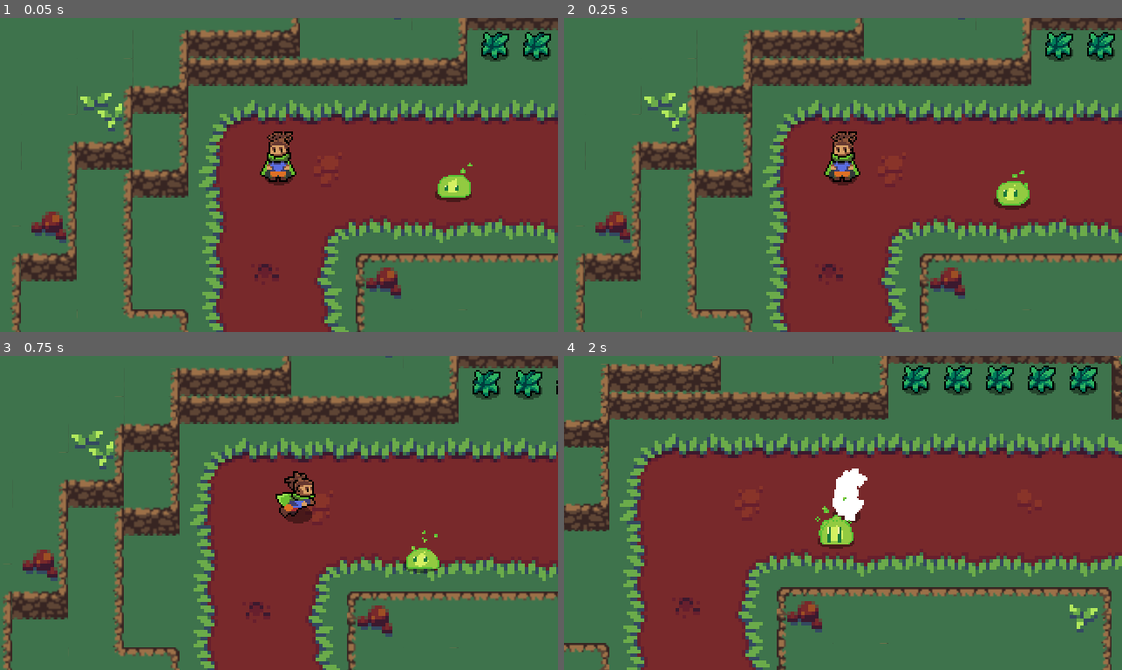
Above: before the commit, frames 1-4 (two rows, left to right).
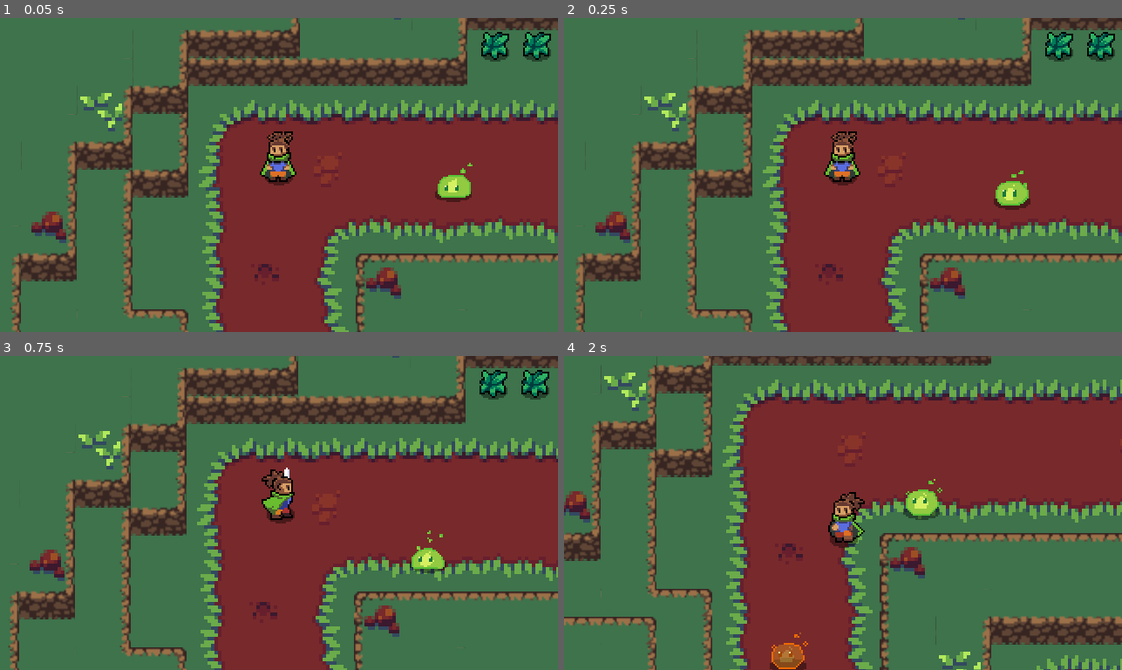
Above: after the commit, the same moments.

Repository: Thomas-Arndt/RPG.1
Game: Godot game, scene res://World/World.tscn
Same seed, same stepped clock (60 frames per second), same inputs: the game is played once before the commit and once after it.
Inputs:
- Up to frame 1 (0.05 s): no input
- Up to frame 2 (0.25 s): no input
- Up to frame 3 (0.75 s): hold Right (ui_right) from 0.53 s (still down); tap R (attack, bound only after the commit) at 0.6 s
- Up to frame 4 (2 s): release Right (ui_right) at 1.28 s; hold Down (ui_down) from 1.28 s (still down); tap Space (attack, bound only before the commit) at 1.35 s

Frame 1 is identical in both runs. In frame 2, less than 0.1% of the frame differs, in the area x 77-84%, y 48-60%; in frame 3, 22%; in frame 4, 63%, in the area x 0-100%, y 0-100%.

Commit message:
added death animation to void blob

Diff:
--- a/Enemies/GreenVoidBlob.tscn
+++ b/Enemies/GreenVoidBlob.tscn
@@ -1,7 +1,7 @@
 [gd_scene load_steps=11 format=2]
 
-[ext_resource path="res://Enemies/GreenVoidBlob-idle-move.png" type="Texture" id=1]
-[ext_resource path="res://Enemies/GreenVoidBlob-Faded-idle-move.png" type="Texture" id=2]
+[ext_resource path="res://Enemies/GreenVoidBlob-Faded-idle-move-die.png" type="Texture" id=1]
+[ext_resource path="res://Enemies/GreenVoidBlob-idle-move-die.png" type="Texture" id=2]
 [ext_resource path="res://Enemies/VoidBlob.tscn" type="PackedScene" id=3]
 [ext_resource path="res://Enemies/GreenVoidBlob.gd" type="Script" id=4]
 [ext_resource path="res://Enemies/BlobAttackGreenHalf.png" type="Texture" id=5]
@@ -52,12 +52,11 @@
 
 [node name="FullSprite" parent="." index="1"]
 material = SubResource( 3 )
-texture = ExtResource( 1 )
+texture = ExtResource( 2 )
 
 [node name="HalfSprite" parent="." index="2"]
 material = SubResource( 5 )
-position = Vector2( 0, 0 )
-texture = ExtResource( 2 )
+texture = ExtResource( 1 )
 
 [node name="FullAttackSprite" parent="." index="3"]
 texture = ExtResource( 6 )
--- a/Enemies/RedVoidBlob.tscn
+++ b/Enemies/RedVoidBlob.tscn
@@ -1,7 +1,7 @@
 [gd_scene load_steps=11 format=2]
 
-[ext_resource path="res://Enemies/RedVoidBlob-idle-move.png" type="Texture" id=1]
-[ext_resource path="res://Enemies/RedVoidBlob-Faded-idle-move.png" type="Texture" id=2]
+[ext_resource path="res://Enemies/RedVoidBlob-idle-move-die.png" type="Texture" id=1]
+[ext_resource path="res://Enemies/RedVoidBlob-Faded-idle-move-die.png" type="Texture" id=2]
 [ext_resource path="res://Enemies/VoidBlob.tscn" type="PackedScene" id=3]
 [ext_resource path="res://Enemies/RedVoidBlob.gd" type="Script" id=4]
 [ext_resource path="res://Enemies/BlobAttackRedFull.png" type="Texture" id=5]
--- a/Enemies/VoidBlob.tscn
+++ b/Enemies/VoidBlob.tscn
@@ -137,6 +137,54 @@
 "transitions": PoolRealArray( 1 ),
 "update": 0,
 "values": [ Vector2( 0, 0 ) ]
+}
+tracks/4/type = "value"
+tracks/4/path = NodePath("FullSprite:frame")
+tracks/4/interp = 1
+tracks/4/loop_wrap = true
+tracks/4/imported = false
+tracks/4/enabled = true
+tracks/4/keys = {
+"times": PoolRealArray( 0 ),
+"transitions": PoolRealArray( 1 ),
+"update": 0,
+"values": [ 14 ]
+}
+tracks/5/type = "value"
+tracks/5/path = NodePath("HalfSprite:frame")
+tracks/5/interp = 1
+tracks/5/loop_wrap = true
+tracks/5/imported = false
+tracks/5/enabled = true
+tracks/5/keys = {
+"times": PoolRealArray( 0 ),
+"transitions": PoolRealArray( 1 ),
+"update": 0,
+"values": [ 14 ]
+}
+tracks/6/type = "value"
+tracks/6/path = NodePath("FullSprite:modulate")
+tracks/6/interp = 1
+tracks/6/loop_wrap = true
+tracks/6/imported = false
+tracks/6/enabled = true
+tracks/6/keys = {
+"times": PoolRealArray( 0 ),
+"transitions": PoolRealArray( 1 ),
+"update": 0,
+"values": [ Color( 1, 1, 1, 1 ) ]
+}
+tracks/7/type = "value"
+tracks/7/path = NodePath("HalfSprite:modulate")
+tracks/7/interp = 1
+tracks/7/loop_wrap = true
+tracks/7/imported = false
+tracks/7/enabled = true
+tracks/7/keys = {
+"times": PoolRealArray( 0 ),
+"transitions": PoolRealArray( 1 ),
+"update": 0,
+"values": [ Color( 1, 1, 1, 1 ) ]
 }
 
 [sub_resource type="Animation" id=2]
@@ -286,6 +334,60 @@
 "transitions": PoolRealArray( 1 ),
 "update": 0,
 "values": [ Vector2( 0, -24 ) ]
+}
+
+[sub_resource type="Animation" id=37]
+resource_name = "death"
+length = 0.75
+loop = true
+step = 0.05
+tracks/0/type = "value"
+tracks/0/path = NodePath("FullSprite:frame")
+tracks/0/interp = 1
+tracks/0/loop_wrap = true
+tracks/0/imported = false
+tracks/0/enabled = true
+tracks/0/keys = {
+"times": PoolRealArray( 0, 0.1, 0.15, 0.2, 0.3, 0.35, 0.45, 0.6 ),
+"transitions": PoolRealArray( 1, 1, 1, 1, 1, 1, 1, 1 ),
+"update": 1,
+"values": [ 13, 14, 15, 16, 17, 18, 19, 20 ]
+}
+tracks/1/type = "value"
+tracks/1/path = NodePath("HalfSprite:frame")
+tracks/1/interp = 1
+tracks/1/loop_wrap = true
+tracks/1/imported = false
+tracks/1/enabled = true
+tracks/1/keys = {
+"times": PoolRealArray( 0, 0.1, 0.15, 0.2, 0.3, 0.35, 0.45, 0.6 ),
+"transitions": PoolRealArray( 1, 1, 1, 1, 1, 1, 1, 1 ),
+"update": 1,
+"values": [ 13, 14, 15, 16, 17, 18, 19, 20 ]
+}
+tracks/2/type = "value"
+tracks/2/path = NodePath("FullSprite:modulate")
+tracks/2/interp = 1
+tracks/2/loop_wrap = true
+tracks/2/imported = false
+tracks/2/enabled = true
+tracks/2/keys = {
+"times": PoolRealArray( 0, 0.45, 0.75 ),
+"transitions": PoolRealArray( 1, 1, 1 ),
+"update": 0,
+"values": [ Color( 1, 1, 1, 1 ), Color( 1, 1, 1, 1 ), Color( 1, 1, 1, 0 ) ]
+}
+tracks/3/type = "value"
+tracks/3/path = NodePath("HalfSprite:modulate")
+tracks/3/interp = 1
+tracks/3/loop_wrap = true
+tracks/3/imported = false
+tracks/3/enabled = true
+tracks/3/keys = {
+"times": PoolRealArray( 0, 0.45, 0.75 ),
+"transitions": PoolRealArray( 1, 1, 1 ),
+"update": 0,
+"values": [ Color( 1, 1, 1, 1 ), Color( 1, 1, 1, 1 ), Color( 1, 1, 1, 0 ) ]
 }
 
 [sub_resource type="Animation" id=4]
@@ -382,59 +484,6 @@
 "values": [ Vector2( 0, 5 ), Vector2( -4, 5 ) ]
 }
 
-[sub_resource type="Animation" id=6]
-resource_name = "move_right"
-length = 0.4
-loop = true
-tracks/0/type = "value"
-tracks/0/path = NodePath("FullSprite:frame")
-tracks/0/interp = 1
-tracks/0/loop_wrap = true
-tracks/0/imported = false
-tracks/0/enabled = true
-tracks/0/keys = {
-"times": PoolRealArray( 0, 0.1, 0.2, 0.3 ),
-"transitions": PoolRealArray( 1, 1, 1, 1 ),
-"update": 1,
-"values": [ 8, 9, 10, 11 ]
-}
-tracks/1/type = "value"
-tracks/1/path = NodePath("HalfSprite:frame")
-tracks/1/interp = 1
-tracks/1/loop_wrap = true
-tracks/1/imported = false
-tracks/1/enabled = true
-tracks/1/keys = {
-"times": PoolRealArray( 0, 0.1, 0.2, 0.3 ),
-"transitions": PoolRealArray( 1, 1, 1, 1 ),
-"update": 1,
-"values": [ 8, 9, 10, 11 ]
-}
-tracks/2/type = "value"
-tracks/2/path = NodePath("HalfSprite:flip_h")
-tracks/2/interp = 1
-tracks/2/loop_wrap = true
-tracks/2/imported = false
-tracks/2/enabled = true
-tracks/2/keys = {
-"times": PoolRealArray( 0 ),
-"transitions": PoolRealArray( 1 ),
-"update": 1,
-"values": [ true ]
-}
-tracks/3/type = "value"
-tracks/3/path = NodePath("FullSprite:flip_h")
-tracks/3/interp = 1
-tracks/3/loop_wrap = true
-tracks/3/imported = false
-tracks/3/enabled = true
-tracks/3/keys = {
-"times": PoolRealArray( 0 ),
-"transitions": PoolRealArray( 1 ),
-"update": 1,
-"values": [ true ]
-}
-
 [sub_resource type="Animation" id=25]
 length = 0.001
 tracks/0/type = "value"
@@ -780,11 +829,13 @@
 
 [node name="FullSprite" type="Sprite" parent="."]
 material = SubResource( 18 )
-hframes = 13
+hframes = 21
+frame = 14
 
 [node name="HalfSprite" type="Sprite" parent="."]
 material = SubResource( 20 )
-hframes = 13
+hframes = 21
+frame = 14
 
 [node name="FullAttackSprite" type="Sprite" parent="."]
 visible = false
@@ -803,9 +854,9 @@
 [node name="AnimationPlayer" type="AnimationPlayer" parent="."]
 anims/RESET = SubResource( 30 )
 anims/SETUP = SubResource( 2 )
+anims/death = SubResource( 37 )
 anims/idle = SubResource( 4 )
 anims/move = SubResource( 5 )
-anims/move_right = SubResource( 6 )
 
 [node name="AttackAnimationPlayer" type="AnimationPlayer" parent="."]
 anims/RESET = SubResource( 25 )
--- a/project.godot
+++ b/project.godot
@@ -38,12 +38,12 @@
 }
 attack={
 "deadzone": 0.5,
-"events": [ Object(InputEventKey,"resource_local_to_scene":false,"resource_name":"","device":0,"alt":false,"shift":false,"control":false,"meta":false,"command":false,"pressed":false,"scancode":0,"physical_scancode":32,"unicode":0,"echo":false,"script":null)
+"events": [ Object(InputEventKey,"resource_local_to_scene":false,"resource_name":"","device":0,"alt":false,"shift":false,"control":false,"meta":false,"command":false,"pressed":false,"scancode":0,"physical_scancode":82,"unicode":0,"echo":false,"script":null)
  ]
 }
 roll={
 "deadzone": 0.5,
-"events": [ Object(InputEventKey,"resource_local_to_scene":false,"resource_name":"","device":0,"alt":false,"shift":false,"control":false,"meta":false,"command":false,"pressed":false,"scancode":0,"physical_scancode":82,"unicode":0,"echo":false,"script":null)
+"events": [ Object(InputEventKey,"resource_local_to_scene":false,"resource_name":"","device":0,"alt":false,"shift":false,"control":false,"meta":false,"command":false,"pressed":false,"scancode":0,"physical_scancode":84,"unicode":0,"echo":false,"script":null)
  ]
 }
 d_shift={
Binary file added: Enemies/GreenVoidBlob-Faded-idle-move-die.png
Not shown, added: Enemies/GreenVoidBlob-Faded-idle-move-die.png.import
Binary file added: Enemies/GreenVoidBlob-idle-move-die.png
Not shown, added: Enemies/GreenVoidBlob-idle-move-die.png.import
Binary file added: Enemies/RedVoidBlob-Faded-idle-move-die.png
Not shown, added: Enemies/RedVoidBlob-Faded-idle-move-die.png.import
Binary file added: Enemies/RedVoidBlob-idle-move-die.png
Not shown, added: Enemies/RedVoidBlob-idle-move-die.png.import
